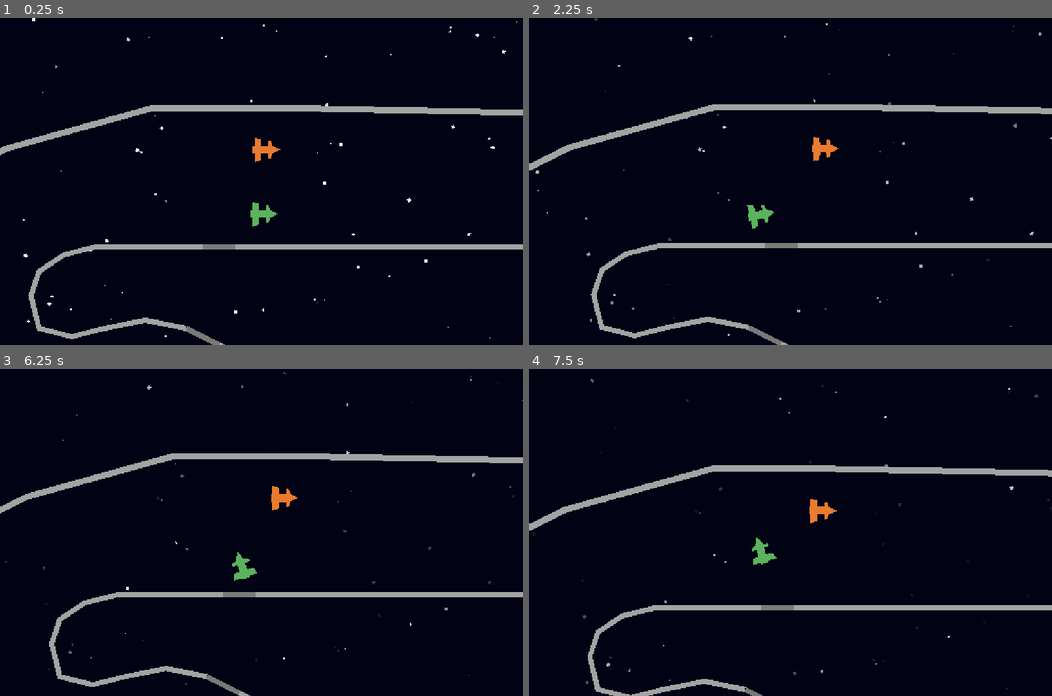
Above: before the commit, frames 1-4 (two rows, left to right).
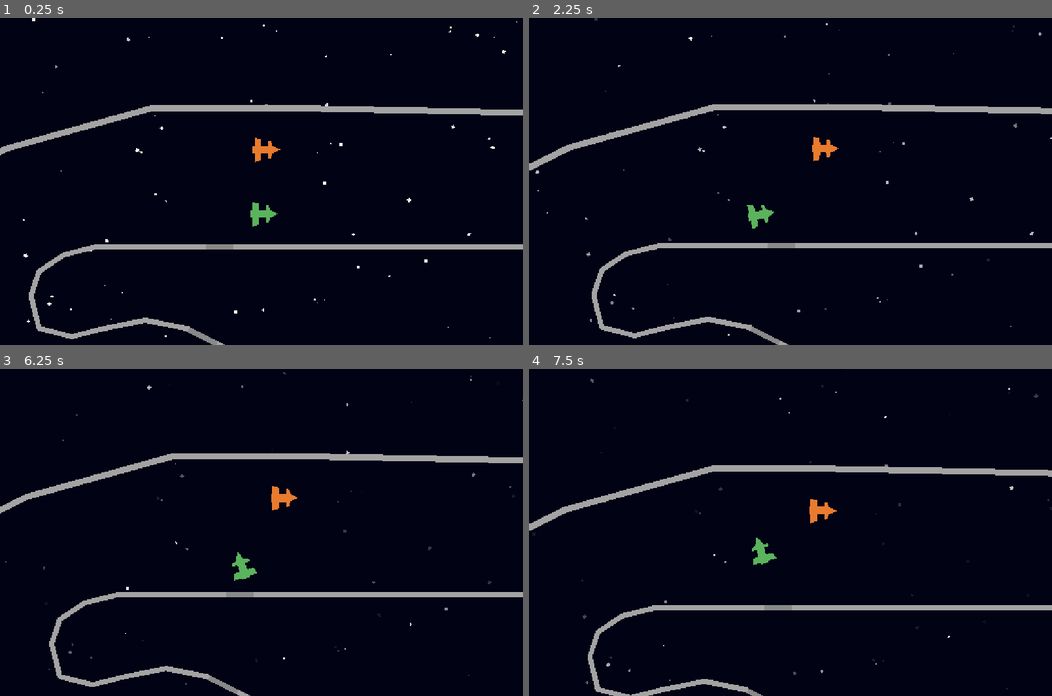
Above: after the commit, the same moments.

Repository: void-ninja/indy-500
Game: Godot game, scene res://scenes/main.tscn
Same seed, same stepped clock (60 frames per second), same inputs: the game is played once before the commit and once after it.
Inputs:
- Up to frame 1 (0.25 s): no input
- Up to frame 2 (2.25 s): tap Enter at 0.5 s; hold D (p1_right) 0.53-1.28 s; hold Shift (p1_drift) 0.53-1.28 s; tap Space at 1.25 s; hold S (p1_down) 1.28-2.03 s; tap Down (p2_down) at 1.35 s; hold D (p1_right) from 2.03 s (still down); hold Page Down (p2_drift) from 2.03 s (still down)
- Up to frame 3 (6.25 s): release D (p1_right) at 2.78 s; release Page Down (p2_drift) at 2.78 s; hold W (p1_up) 2.78-3.53 s; tap Left (p2_left) at 2.85 s; hold Right (p2_right) 3.53-4.28 s; hold A (p1_left) 3.53-5.03 s; tap Up (p2_up) at 4.35 s; hold S (p1_down) 5.03-5.78 s; hold Shift (p1_drift) 5.03-5.78 s; hold D (p1_right) from 5.78 s (still down); tap Down (p2_down) at 5.85 s
- Up to frame 4 (7.5 s): release D (p1_right) at 6.53 s; hold W (p1_up) 6.53-7.28 s; hold Page Down (p2_drift) 6.53-7.28 s; hold D (p1_right) from 7.28 s (still down); tap Left (p2_left) at 7.35 s

The runs differ from the first frame. In frame 1, less than 0.1% of the frame differs, in the area x 5-52%, y 26-100%; in frame 2, less than 0.1%, in the area x 11-78%, y 26-100%; in frame 3, less than 0.1%; in frame 4, less than 0.1%.

Commit message:
Edited track 2 and added physics to the players
Players can now push each other around

Diff:
--- a/scenes/player1.gd
+++ b/scenes/player1.gd
@@ -27,6 +27,10 @@
 var drift_counter: int
 
 
+func _to_string() -> String:
+	return "Player1"
+
+
 func _init() -> void:
 	motion_mode = CharacterBody2D.MOTION_MODE_FLOATING
 
@@ -38,12 +42,17 @@
 	calculate_steering(delta)
 	velocity += acceleration * delta
 
-	if is_on_wall() and sqrt(velocity.x ** 2 + velocity.y ** 2) < wall_friction_threshold:
+	if is_on_wall() and velocity.length() < wall_friction_threshold:
 		velocity = lerp(velocity,Vector2.ZERO,wall_friction)
 	elif is_on_wall():
 		velocity = lerp(velocity,Vector2.ZERO,wall_friction/3)
 
 	move_and_slide()
+	for i in get_slide_collision_count():
+		var collision = get_slide_collision(i)
+		if collision.get_collider().to_string() == "Player2" and \
+				collision.get_collider_velocity().length_squared() > velocity.length_squared() :
+			velocity -= (collision.get_collider().get_global_position() - global_position) * 3
 
 
 func apply_friction(delta):
--- a/scenes/player2.gd
+++ b/scenes/player2.gd
@@ -26,6 +26,9 @@
 
 var drift_counter: int
 
+func _to_string() -> String:
+	return "Player2"
+
 
 func _init() -> void:
 	motion_mode = CharacterBody2D.MOTION_MODE_FLOATING
@@ -38,12 +41,17 @@
 	calculate_steering(delta)
 	velocity += acceleration * delta
 
-	if is_on_wall() and sqrt(velocity.x ** 2 + velocity.y ** 2) < wall_friction_threshold:
+	if is_on_wall() and velocity.length() < wall_friction_threshold:
 		velocity = lerp(velocity,Vector2.ZERO,wall_friction)
 	elif is_on_wall():
 		velocity = lerp(velocity,Vector2.ZERO,wall_friction/3)
 
 	move_and_slide()
+	for i in get_slide_collision_count():
+		var collision = get_slide_collision(i)
+		if collision.get_collider().to_string() == "Player1" and \
+				collision.get_collider_velocity().length_squared() > velocity.length_squared() :
+			velocity -= (collision.get_collider().get_global_position() - global_position) * 3
 
 
 func apply_friction(delta):
--- a/scenes/track_2.tscn
+++ b/scenes/track_2.tscn
@@ -22,33 +22,48 @@
 points = PackedVector2Array(416, 64, 832, 72, 888, 88, 912, 104, 928, 144, 928, 200, 880, 264, 856, 304, 840, 352, 824, …(220 unchanged characters)…
 width = 6.0
 default_color = Color(0.639216, 0.639216, 0.639216, 1)
+joint_mode = 1
+begin_cap_mode = 1
+end_cap_mode = 1
 
 [node name="Line2D2" type="Line2D" parent="LineManager"]
 points = PackedVector2Array(384, 200, 704, 200, 760, 208, 792, 240, 792, 280, 784, 328, 776, 376, 752, 432, 720, 464, 672, 480, 608, 480, 544, 464, 496, 440, 456, 392, 424, 344, 400, 312, 368, 296)
 width = 5.0
 default_color = Color(0.639216, 0.639216, 0.639216, 1)
+joint_mode = 1
+begin_cap_mode = 1
+end_cap_mode = 1
 
 [node name="Line2D3" type="Line2D" parent="LineManager"]
 points = PackedVector2Array(336, 280, 296, 272, 256, 280, 224, 288, 192, 280, 184, 248, 192, 224, 216, 208, 248, 200, 280, 200, 320, 200, 352, 200)
 width = 5.0
 default_color = Color(0.639216, 0.639216, 0.639216, 1)
+joint_mode = 1
+begin_cap_mode = 1
+end_cap_mode = 1
 
 [node name="Line2D4" type="Line2D" parent="LineManager"]
-points = PackedVector2Array(320, 232, 352, 200)
+points = PackedVector2Array(320, 240, 352, 200)
 width = 5.0
 default_color = Color(1, 1, 1, 0)
+joint_mode = 1
+begin_cap_mode = 1
+end_cap_mode = 1
 
 [node name="Line2D5" type="Line2D" parent="LineManager"]
-points = PackedVector2Array(392, 232, 384, 200)
+points = PackedVector2Array(400, 256, 384, 200)
 width = 5.0
 default_color = Color(1, 1, 1, 0)
+joint_mode = 1
+begin_cap_mode = 1
+end_cap_mode = 1
 
 [node name="Secret" type="Line2D" parent="."]
 points = PackedVector2Array(336, 280, 368, 296)
 width = 5.0
-default_color = Color(0.47451, 0.47451, 0.47451, 1)
+default_color = Color(0.537255, 0.537255, 0.537255, 1)
 
 [node name="Secret2" type="Line2D" parent="."]
 points = PackedVector2Array(352, 200, 384, 200)
 width = 5.0
-default_color = Color(0.478431, 0.478431, 0.478431, 1)
+default_color = Color(0.537255, 0.537255, 0.537255, 1)
